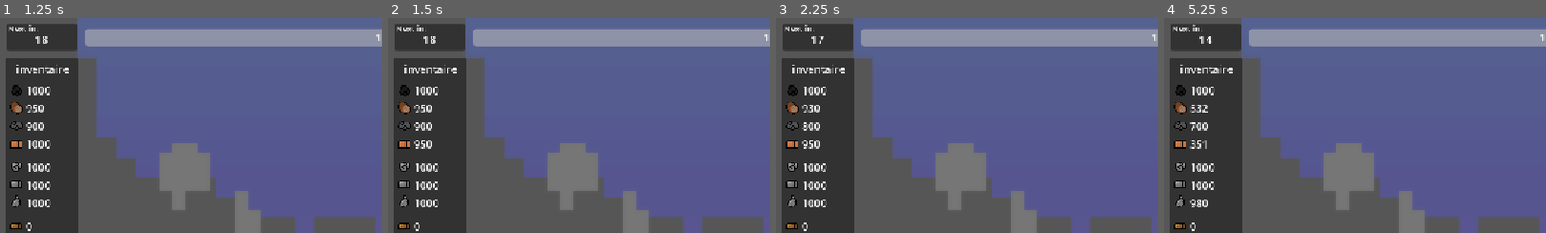
Above: before the commit, frames 1-4 (left to right).
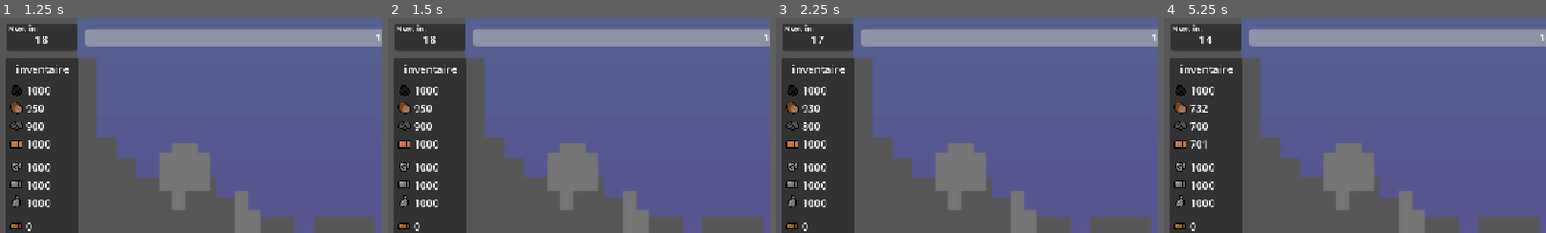
Above: after the commit, the same moments.

Repository: lucasbou-upsider/Indie-jam
Game: Godot game, scene res://scene/world.tscn
Same seed, same stepped clock (60 frames per second), same inputs: the game is played once before the commit and once after it.
Inputs (mouse positions are % of the whole screen's width and height, from its top left):
- Up to frame 1 (1.25 s): click (95, 15) at 0.5 s
- Up to frame 2 (1.5 s): click (95, 20) at 1.25 s
- Up to frame 3 (2.25 s): click (95, 24) at 2 s
- Up to frame 4 (5.25 s): click (95, 28) at 2.75 s; click (95, 33) at 3.5 s; click (95, 37) at 4.25 s; click (95, 42) at 5 s
The pictures show only the part of the screen within x 0-50%, y 0-50%; the shares and areas given below are measured in that part.

Frame 1 is identical in both runs. In frame 2, 0.1% of the frame differs, in the area x 6-14%, y 56-61%; in frame 3, 0.1%; in frame 4, 0.2%, in the area x 6-14%, y 40-88%.
Error after the commit: Invalid operands 'Nil' and 'int' in operator '>='. (res://scene/craft/foreuse/foreuse.gd:37)

Commit message:
kayous divers et variés

Diff:
--- a/GLOBAL.gd
+++ b/GLOBAL.gd
@@ -2,7 +2,7 @@
 
 #pv
 var base_pv := 100
-
+var degats = {"base": 1, "gros": 3, "feu": 6, "anti": 1000000000}
 var DEBUG := true
 
 #inventaire
@@ -27,7 +27,6 @@
 var lingot_topaxium := 0
 
 
-
 func _ready():
 	if DEBUG:
 		charbon = 1000
@@ -38,7 +37,7 @@
 		lingot_fer = 1000
 		plaque_fer = 1000
 
-func calcul_electrical_strength(bat_pos_x):
+func calcul_electrical_strength(bat_pos_x) -> int:
 	if bat_pos_x > -400 and bat_pos_x < 400:
 		return 0
 	elif bat_pos_x > -900 and bat_pos_x < 900:
--- a/scene/craft/Base.gd
+++ b/scene/craft/Base.gd
@@ -54,7 +54,9 @@
 	#degats
 	if !is_blueprint:
 		if area.get_parent().get_parent().name == "kayou_spawn":
-			pv -= 1
+			pv -= GLOBAL.degats[ area.get_parent().type ]
+			if area.get_parent().type == "anti":
+				area.get_parent().queue_free()
 	#regarder si possible de placer
 	if is_blueprint and area.name != "verif_Area2D":
 		bodycount += 1
--- /dev/null
+++ b/scene/craft/bloc/bloc_brique.gd
@@ -0,0 +1,82 @@
+extends RigidBody2D
+
+@onready var collision_polygon_2d: CollisionPolygon2D = $PhysicsShape
+@onready var sprite_2d: Sprite2D = $Sprite2D
+
+var is_blueprint := true
+@export var pv = 30
+var bodycount = 0
+var mouse_overed := false
+@export var cost = 500
+
+func defreeze():
+	sleeping = false
+func _ready() -> void:
+	SIGNAL.connect("defreeze", defreeze)
+	#cout du batiments
+	if GLOBAL.brique >= cost:
+		GLOBAL.brique -= cost
+	else:
+		SIGNAL.emit_signal("defreeze")
+		queue_free()
+
+
+func _process(_delta: float) -> void:
+	# Input
+	if Input.is_action_just_pressed("click gauche") and is_blueprint:
+		place_self()
+
+	#destruction
+	if Input.is_action_just_pressed("click droit"):
+		if mouse_overed:
+			GLOBAL.brique += cost/2
+			SIGNAL.emit_signal("defreeze")
+			queue_free()
+		sleeping = false
+	if pv == 0:
+		SIGNAL.emit_signal("defreeze")
+		queue_free()
+
+
+
+	#regarde si l'objet est en blueprint ou pas
+	if is_blueprint:
+		collision_polygon_2d.disabled = true
+		global_position = get_global_mouse_position()
+		linear_velocity = Vector2(0,0)
+	elif is_blueprint == false:
+		collision_polygon_2d.disabled = false
+
+	#blueprint
+	if is_blueprint:
+		if bodycount == 0:
+			sprite_2d.modulate = Color(1.0, 1.0, 1.0, 0.494)
+		else:
+			sprite_2d.modulate = Color(0.729, 0.114, 0.267, 0.565)
+	else:
+		sprite_2d.modulate = Color(1.0, 0.98, 0.984, 0.98)
+
+#une fois le blueplrint fini placer
+func place_self():
+	if bodycount == 0:
+		is_blueprint = false
+
+func _on_area_2d_area_entered(area: Area2D) -> void:
+	#regarder si possible de placer
+	if is_blueprint and area.name != "verif_Area2D":
+		bodycount += 1
+	if !is_blueprint and area.name != "verif_Area2D":
+		if area.get_parent().get_parent().name == "kayou_spawn":
+			pv -= GLOBAL.degats[ area.get_parent().type ]
+			if area.get_parent().type == "anti":
+				area.get_parent().queue_free()
+func _on_area_2d_area_exited(_area: Area2D) -> void:
+	#regarder si possible de placer
+	if is_blueprint:
+		bodycount -= 1
+
+#verifie que la souris est sur le batiment
+func _on_area_2d_mouse_entered() -> void:
+	mouse_overed = true
+func _on_area_2d_mouse_exited() -> void:
+	mouse_overed = false
--- /dev/null
+++ b/scene/craft/bloc/bloc_renforce.gd
@@ -0,0 +1,84 @@
+extends RigidBody2D
+
+
+@onready var collision_polygon_2d: CollisionPolygon2D = $PhysicsShape
+@onready var sprite_2d: Sprite2D = $Sprite2D
+
+var is_blueprint := true
+@export var pv = 40
+var bodycount = 0
+var mouse_overed := false
+@export var cost = 400
+
+func defreeze():
+	sleeping = false
+func _ready() -> void:
+	SIGNAL.connect("defreeze", defreeze)
+	#cout du batiments
+	if GLOBAL.lingot_fer >= cost:
+		GLOBAL.lingot_fer -= cost
+	else:
+		SIGNAL.emit_signal("defreeze")
+		queue_free()
+
+
+func _process(_delta: float) -> void:
+	# Input
+	if Input.is_action_just_pressed("click gauche") and is_blueprint:
+		place_self()
+
+	#destruction
+	if Input.is_action_just_pressed("click droit"):
+		if mouse_overed:
+			GLOBAL.lingot_fer += cost/2
+			SIGNAL.emit_signal("defreeze")
+			queue_free()
+		sleeping = false
+	if pv == 0:
+		SIGNAL.emit_signal("defreeze")
+		queue_free()
+
+
+
+	#regarde si l'objet est en blueprint ou pas
+	if is_blueprint:
+		collision_polygon_2d.disabled = true
+		global_position = get_global_mouse_position()
+		linear_velocity = Vector2(0,0)
+	elif is_blueprint == false:
+		collision_polygon_2d.disabled = false
+
+	#blueprint
+	if is_blueprint:
+		if bodycount == 0:
+			sprite_2d.modulate = Color(1.0, 1.0, 1.0, 0.494)
+		else:
+			sprite_2d.modulate = Color(0.729, 0.114, 0.267, 0.565)
+	else:
+		sprite_2d.modulate = Color(1.0, 0.98, 0.984, 0.98)
+
+#une fois le blueplrint fini placer
+func place_self():
+	if bodycount == 0:
+		is_blueprint = false
+
+func _on_area_2d_area_entered(area: Area2D) -> void:
+	#regarder si possible de placer
+	if is_blueprint and area.name != "verif_Area2D":
+		bodycount += 1
+	if !is_blueprint and area.name != "verif_Area2D":
+		if area.get_parent().get_parent().name == "kayou_spawn":
+			pv -= GLOBAL.degats[ area.get_parent().type ]
+			if area.get_parent().type == "anti":
+				area.get_parent().queue_free()
+
+func _on_area_2d_area_exited(_area: Area2D) -> void:
+	#regarder si possible de placer
+	if is_blueprint:
+		bodycount -= 1
+
+#verifie que la souris est sur le batiment
+func _on_area_2d_mouse_entered() -> void:
+	mouse_overed = true
+func _on_area_2d_mouse_exited() -> void:
+	mouse_overed = false
--- a/scene/craft/foreuse/foreuse.gd
+++ b/scene/craft/foreuse/foreuse.gd
@@ -33,7 +33,7 @@
 	electrical_strenght()
 	SIGNAL.connect("defreeze", defreeze)
 	#cout du batiments
-	if GLOBAL.get(minerai) and GLOBAL.get(minerai2) and GLOBAL.get(minerai3) and GLOBAL.get(minerai4):
+	if GLOBAL.get(minerai) != 0 and GLOBAL.get(minerai2) != 0 and GLOBAL.get(minerai3) != 0 and GLOBAL.get(minerai4) != 0:
 		if GLOBAL.get(minerai) >= cost and GLOBAL.get(minerai2) >= cost2 and GLOBAL.get(minerai3) >= cost3 and GLOBAL.get(minerai4) >= cost4:
 			GLOBAL.set(minerai, GLOBAL.get(minerai) - cost)
 			GLOBAL.set(minerai2, GLOBAL.get(minerai2) - cost2)
@@ -41,20 +41,20 @@
 			GLOBAL.set(minerai4, GLOBAL.get(minerai4) - cost4)
 		else:
 			queue_free()
-	elif GLOBAL.get(minerai) and GLOBAL.get(minerai2) and GLOBAL.get(minerai3):
+	elif GLOBAL.get(minerai) != 0 and GLOBAL.get(minerai2) != 0 and GLOBAL.get(minerai3) != 0:
 		if GLOBAL.get(minerai) >= cost and GLOBAL.get(minerai2) >= cost2 and GLOBAL.get(minerai3) >= cost3 :
 			GLOBAL.set(minerai, GLOBAL.get(minerai) - cost)
 			GLOBAL.set(minerai2, GLOBAL.get(minerai2) - cost2)
 			GLOBAL.set(minerai3, GLOBAL.get(minerai3) - cost3)
 		else:
 			queue_free()
-	elif GLOBAL.get(minerai) and GLOBAL.get(minerai2):
+	elif GLOBAL.get(minerai) != 0 and GLOBAL.get(minerai2) != 0:
 		if GLOBAL.get(minerai) >= cost and GLOBAL.get(minerai2) >= cost2 :
 			GLOBAL.set(minerai, GLOBAL.get(minerai) - cost)
 			GLOBAL.set(minerai2, GLOBAL.get(minerai2) - cost2)
 		else:
 			queue_free()
-	elif GLOBAL.get(minerai):
+	elif GLOBAL.get(minerai) != 0:
 		if GLOBAL.get(minerai) >= cost:
 			GLOBAL.set(minerai, GLOBAL.get(minerai) - cost)
 		else:
@@ -128,9 +128,11 @@
 	#regarder si possible de placer
 	if is_blueprint and area.name != "verif_Area2D":
 		bodycount += 1
-	if !is_blueprint:
+	if !is_blueprint and area.name != "verif_Area2D":
 		if area.get_parent().get_parent().name == "kayou_spawn":
-			pv -= 1
+			pv -= GLOBAL.degats[ area.get_parent().type ]
+			if area.get_parent().type == "anti":
+				area.get_parent().queue_free()
 
 func _on_area_2d_area_exited(_area: Area2D) -> void:
 	#regarder si possible de placer
--- a/scene/craft/scierie.gd
+++ b/scene/craft/scierie.gd
@@ -90,7 +90,9 @@
 	#degats
 	if !is_blueprint and area.name != "verif_Area2D":
 		if area.get_parent().get_parent().name == "kayou_spawn":
-			pv -= 1
+			pv -= GLOBAL.degats[ area.get_parent().type ]
+			if area.get_parent().type == "anti":
+				area.get_parent().queue_free()
 	#regarder si possible de placer
 	if is_blueprint :
 		bodycount += 1
--- a/scene/craft/transformateur.gd
+++ b/scene/craft/transformateur.gd
@@ -156,7 +156,9 @@
 	#degats
 	if !is_blueprint and area.name != "verif_Area2D":
 		if area.get_parent().get_parent().name == "kayou_spawn":
-			pv -= 1
+			pv -= GLOBAL.degats[ area.get_parent().type ]
+			if area.get_parent().type == "anti":
+				area.get_parent().queue_free()
 	#regarder si possible de placer
 	if is_blueprint :
 		bodycount += 1
--- a/scene/ennemie/kayou.gd
+++ b/scene/ennemie/kayou.gd
@@ -2,8 +2,14 @@
 
 @onready var despawn: Timer = $Despawn
 
+@export var type := "base"
+var physics_shape: CollisionShape2D
+var despawn_area: Area2D
+
+
 func defreeze():
 	sleeping = false
+
 func _ready() -> void:
 	SIGNAL.connect("defreeze", defreeze)
 	freeze = true
@@ -11,15 +17,29 @@
 	await get_tree().create_timer(chute_aleatoire).timeout
 	freeze = false
 
-
-func _process(_delta: float) -> void:
-	pass
-
-func _on_area_2d_body_entered(body: Node2D) -> void:
-	if body.get_parent().name != "kayou_spawn":
-		despawn.start()
-
+func set_type(new_type):
+	type = new_type
+	$KayouSprites.play(type)
+	if type == "gros":
+		$KayouSprites.scale = Vector2(0.55, 0.55)
+		$PhysicsShapeGros.disabled = false
+		$PhysicsShapePiti.disabled = true
+	else:
+		$KayouSprites.scale = Vector2(0.275, 0.275)
+		$PhysicsShapeGros.disabled = true
+		$PhysicsShapePiti.disabled = false
 
 func _on_despawn_timeout() -> void:
 	SIGNAL.emit_signal("defreeze")
 	queue_free()
+
+
+func _on_despawn_area_piti_body_entered(body: Node2D) -> void:
+	if type != "gros":
+		if not body.get_parent() is kayou_spawn:
+			despawn.start()
+
+func _on_despawn_area_gros_body_entered(body: Node2D) -> void:
+	if type == "gros":
+		if not body.get_parent() is kayou_spawn:
+			despawn.start()
--- a/scene/ennemie/kayou.tscn
+++ b/scene/ennemie/kayou.tscn
@@ -1,35 +1,104 @@
 [gd_scene format=3 uid="uid://btukiu61dok1y"]
 
 [ext_resource type="Script" uid="uid://b5g88l0a3fgxk" path="res://scene/ennemie/kayou.gd" id="1_2baxm"]
-[ext_resource type="Texture2D" uid="uid://xxc4n5nfwjym" path="res://sprite/New_Piskel_4_1.png" id="2_2baxm"]
+[ext_resource type="Texture2D" uid="uid://deuqi6a2ofkd4" path="res://sprite/New_Piskel_4_1(1).png" id="2_2baxm"]
+
+[sub_resource type="AtlasTexture" id="AtlasTexture_c4ht2"]
+atlas = ExtResource("2_2baxm")
+region = Rect2(0, 128, 128, 128)
+
+[sub_resource type="AtlasTexture" id="AtlasTexture_cdtxp"]
+atlas = ExtResource("2_2baxm")
+region = Rect2(0, 0, 128, 128)
+
+[sub_resource type="AtlasTexture" id="AtlasTexture_h8c2r"]
+atlas = ExtResource("2_2baxm")
+region = Rect2(128, 0, 128, 128)
+
+[sub_resource type="AtlasTexture" id="AtlasTexture_3thy4"]
+atlas = ExtResource("2_2baxm")
+region = Rect2(0, 0, 128, 128)
+
+[sub_resource type="SpriteFrames" id="SpriteFrames_c4ht2"]
+animations = [{
+"frames": [{
+"duration": 1.0,
+"texture": SubResource("AtlasTexture_c4ht2")
+}],
+"loop": 1,
+"name": &"anti",
+"speed": 5.0
+}, {
+"frames": [{
+"duration": 1.0,
+"texture": SubResource("AtlasTexture_cdtxp")
+}],
+"loop": 1,
+"name": &"base",
+"speed": 5.0
+}, {
+"frames": [{
+"duration": 1.0,
+"texture": SubResource("AtlasTexture_h8c2r")
+}],
+"loop": 1,
+"name": &"feu",
+"speed": 5.0
+}, {
+"frames": [{
+"duration": 1.0,
+"texture": SubResource("AtlasTexture_3thy4")
+}],
+"loop": 1,
+"name": &"gros",
+"speed": 5.0
+}]
 
 [sub_resource type="CircleShape2D" id="CircleShape2D_x0iyh"]
 radius = 14.0
 
 [sub_resource type="CircleShape2D" id="CircleShape2D_o4a50"]
-radius = 23.086792
+radius = 26.0
+
+[sub_resource type="CircleShape2D" id="CircleShape2D_nrhm5"]
+radius = 28.0
+
+[sub_resource type="CircleShape2D" id="CircleShape2D_2baxm"]
+radius = 39.0
 
 [node name="kayou" type="RigidBody2D" unique_id=495438462]
 gravity_scale = 0.5
 script = ExtResource("1_2baxm")
 
-[node name="Icon" type="Sprite2D" parent="." unique_id=1684763018]
-texture_filter = 1
-position = Vector2(9.536743e-07, 0)
-scale = Vector2(0.2578125, 0.2265625)
-texture = ExtResource("2_2baxm")
+[node name="KayouSprites" type="AnimatedSprite2D" parent="." unique_id=1870911451]
+position = Vector2(-1, 0)
+scale = Vector2(0.275, 0.275)
+sprite_frames = SubResource("SpriteFrames_c4ht2")
+animation = &"anti"
 
-[node name="CollisionShape2D" type="CollisionShape2D" parent="." unique_id=628127502]
+[node name="PhysicsShapePiti" type="CollisionShape2D" parent="." unique_id=1569416377]
 shape = SubResource("CircleShape2D_x0iyh")
 
-[node name="area_kayou" type="Area2D" parent="." unique_id=1644609227]
+[node name="DespawnAreaPiti" type="Area2D" parent="." unique_id=1178525929]
 
-[node name="CollisionShape2D" type="CollisionShape2D" parent="area_kayou" unique_id=1178398914]
+[node name="AreaShape" type="CollisionShape2D" parent="DespawnAreaPiti" unique_id=530798678]
 shape = SubResource("CircleShape2D_o4a50")
 
 [node name="Despawn" type="Timer" parent="." unique_id=1822630666]
 wait_time = 2.0
 one_shot = true
 
-[connection signal="body_entered" from="area_kayou" to="." method="_on_area_2d_body_entered"]
+[node name="PhysicsShapeGros" type="CollisionShape2D" parent="." unique_id=1959186263]
+visible = false
+shape = SubResource("CircleShape2D_nrhm5")
+disabled = true
+
+[node name="DespawnAreaGros" type="Area2D" parent="." unique_id=2020905311]
+visible = false
+
+[node name="AreaShape" type="CollisionShape2D" parent="DespawnAreaGros" unique_id=2130449662]
+shape = SubResource("CircleShape2D_2baxm")
+
+[connection signal="body_entered" from="DespawnAreaPiti" to="." method="_on_despawn_area_piti_body_entered"]
 [connection signal="timeout" from="Despawn" to="." method="_on_despawn_timeout"]
+[connection signal="body_entered" from="DespawnAreaGros" to="." method="_on_despawn_area_gros_body_entered"]
--- a/scene/ennemie/kayou_spawn.gd
+++ b/scene/ennemie/kayou_spawn.gd
@@ -1,4 +1,5 @@
 extends Node2D
+class_name kayou_spawn
 
 const KAYOU = preload("uid://btukiu61dok1y")
 var rng = RandomNumberGenerator.new()
@@ -8,26 +9,18 @@
 
 func _process(_delta: float) -> void:
 	if Input.is_action_just_pressed("a"):
-		wave(70, 0)
+		wave(70, 3)
 
 func wave(wave_number: int, strength):
-	if strength == 0:
-		for i in range(wave_number):
-			spawn_kayou()
-	if strength == 1:
-		for i in range(wave_number):
-			var rando = rng.randi_range(0,10)
-			if rando >= 7:
-				spawn_gros_kayou()
-			else:
-				spawn_kayou()
+	var types := ["base", "base", "base", "base", "base", "base", "base", "base", "gros", "gros", "feu", "feu", "anti", "base"]
+	for i in range(wave_number):
+		var rando = rng.randi_range(0,7)
+		spawn_kayou(types[rando+2*strength])
 
 
-func spawn_kayou():
+func spawn_kayou(type):
+	var kayouinst = KAYOU.instantiate()
 	var kayou_pos_x = randf_range(-1241,1241)
-	var kayouinst = KAYOU.instantiate()
+	kayouinst.set_type(type)
 	kayouinst.global_position = Vector2(kayou_pos_x, position.y)
 	add_child(kayouinst)
-
-func spawn_gros_kayou():
-	pass
Not shown, added: scene/craft/bloc/bloc_brique.gd.uid
Not shown, added: scene/craft/bloc/bloc_renforce.gd.uid
Binary file added: sprite/New_Piskel_4_1(1).png
Not shown, added: sprite/New_Piskel_4_1(1).png.import
